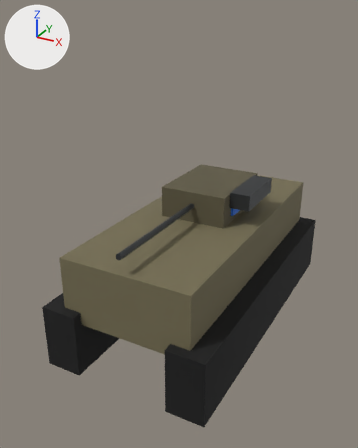
One commit to the glTF model game/assets/models/units/us_ifv.glb: the scene before it, then after it.
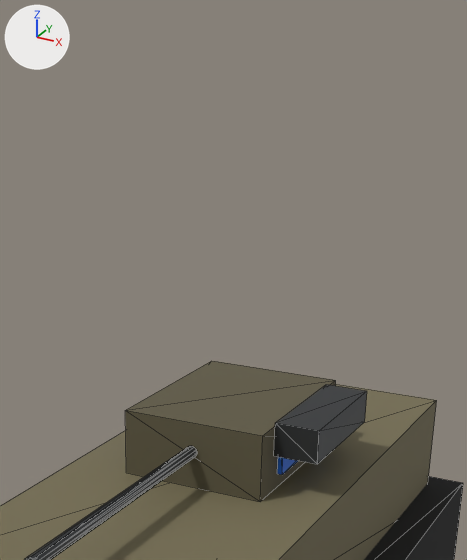
There are two pictures of each version: one whole from a 50 mm camera at (4.35, -8.99, 6.47) aimed at (-0.29, -0.54, 2.25), one close up on the part from 29% to 89% of the width and 0% to 57% of the height. Every picture has the same lights, and +X, +Y and +Z are marked at upper left. The older version's two pictures come first. The close-ups show mesh edges as thin lines. Where no turn or scale is listed for an object, it has been applied to the vertices.

In view in the first close-up: 'barrel', 'hull', 'missile_box', 'track_r', 'turret' and 1 more.
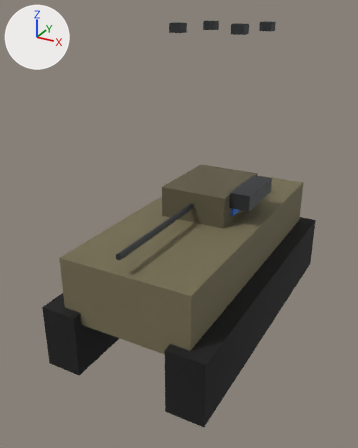
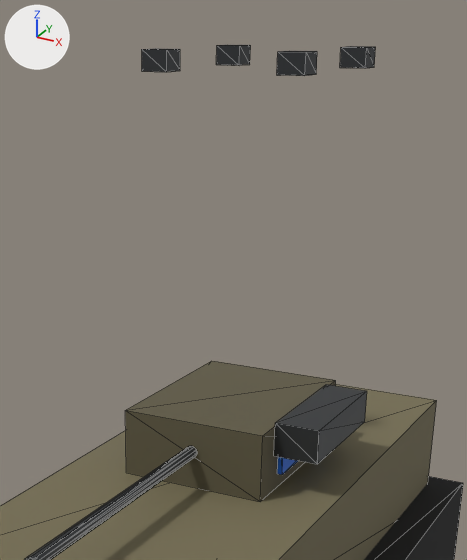
Pixel boxes [x1, y1, x2, y2] of what changed, in the close-ups (467 x 560 px):
'upg_aps_1', added
    after: [277, 51, 317, 76]
'upg_aps_0', added
    after: [142, 48, 180, 72]
'upg_aps_3', added
    after: [340, 46, 376, 68]
'upg_aps_2', added
    after: [216, 45, 251, 65]

Patch to the scene script:
```diff
--- a/game/assets/models/units/us_ifv.glb.py
+++ b/game/assets/models/units/us_ifv.glb.py
@@ me_upg_aps_3 @@
+me_upg_aps_3.from_pydata(...)  # a box spanning x 0.518..0.768, y 1.01..1.26, z 2.999..3.179
+me_upg_aps_3.materials.append(mat_metal)  # dark grey #404245
@@ me_upg_aps_2 @@
+me_upg_aps_2.from_pydata(...)  # a box spanning x -0.768..-0.518, y 1.01..1.26, z 2.999..3.179
+me_upg_aps_2.materials.append(mat_metal)  # dark grey #404245
@@ me_upg_aps_1 @@
+me_upg_aps_1.from_pydata(...)  # a box spanning x 0.518..0.768, y -0.468..-0.218, z 2.999..3.179
+me_upg_aps_1.materials.append(mat_metal)  # dark grey #404245
@@ me_upg_aps_0 @@
+me_upg_aps_0.from_pydata(...)  # a box spanning x -0.768..-0.518, y -0.468..-0.218, z 2.999..3.179
+me_upg_aps_0.materials.append(mat_metal)  # dark grey #404245
@@ ob_upg_aps_3 @@
+ob_upg_aps_3 = bpy.data.objects.new('upg_aps_3', me_upg_aps_3)
+ob_upg_aps_3.location = (0.0, 0.4, 3.0)
@@ ob_upg_aps_2 @@
+ob_upg_aps_2 = bpy.data.objects.new('upg_aps_2', me_upg_aps_2)
+ob_upg_aps_2.location = (0.0, 0.4, 3.0)
@@ ob_upg_aps_1 @@
+ob_upg_aps_1 = bpy.data.objects.new('upg_aps_1', me_upg_aps_1)
+ob_upg_aps_1.location = (0.0, 0.4, 3.0)
@@ ob_upg_aps_0 @@
+ob_upg_aps_0 = bpy.data.objects.new('upg_aps_0', me_upg_aps_0)
+ob_upg_aps_0.location = (0.0, 0.4, 3.0)
```
